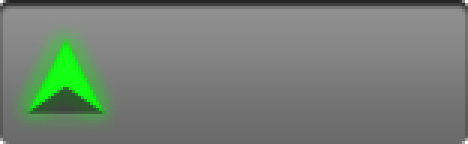
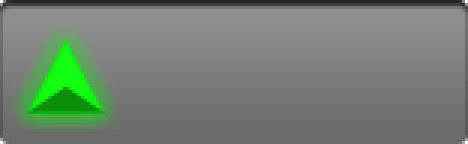
Revision of a layered 468 × 144 image; what changed, layer by layer:
pixels changed over [15, 84, 117, 132] (layer not identified)
